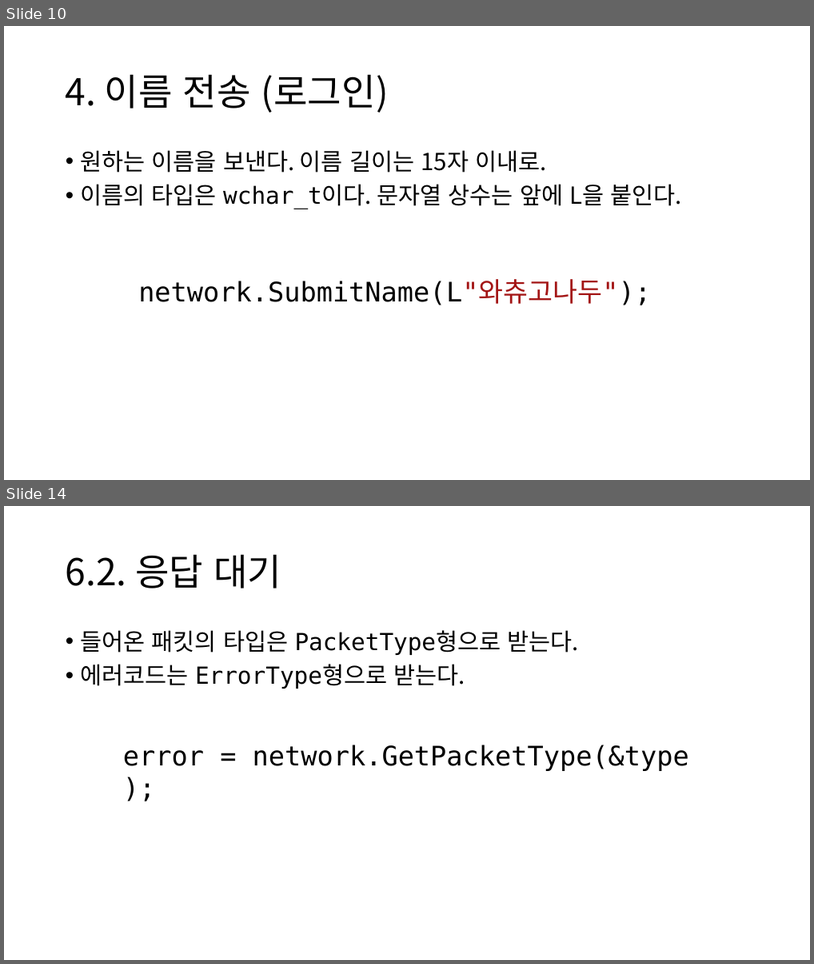
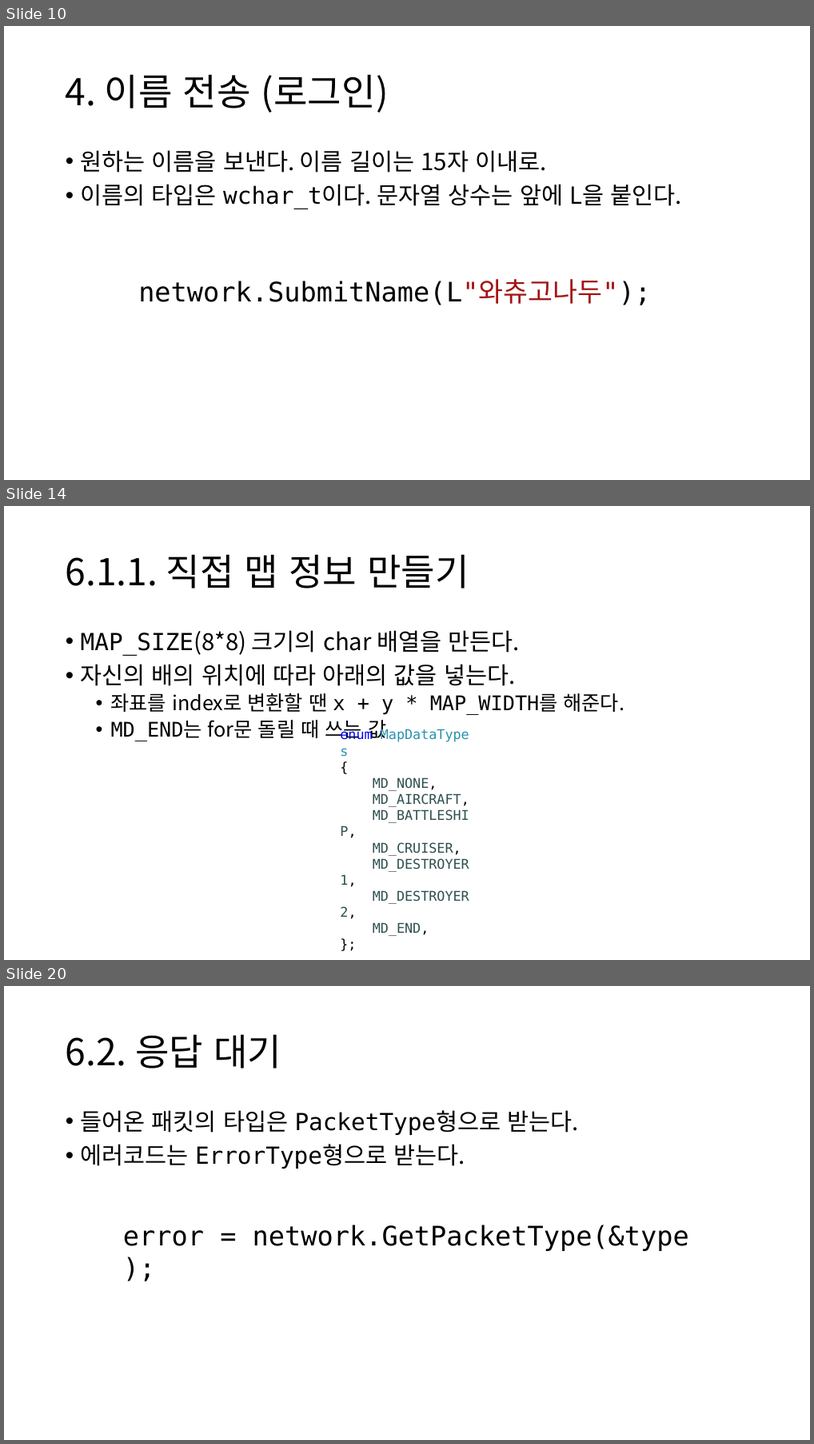
Before and after one commit to namse/BGNL, a slide deck: BGNL사용법설명.pptx. Shown one above the other, each under a label of ours: slides 10 and 14 before the commit, slides 10, 14 and 20 after it; the slides between them are not shown. The pictures are 814x964 and 814x1444 pixels, drawn with LibreOffice and Linux fonts; fonts in the diff are those of the drawing. Boxes give left, top, right and bottom in pixels: in the first picture for what was removed or moved away, otherwise in the second. Text is boxed around its words. In the diff, an @@ line names an element or a change of style, - is before the commit and + after.

```diff
--- a/BGNL사용법설명.pptx
+++ b/BGNL사용법설명.pptx
@@ slide 14 added at [4, 506, 810, 960], background #FFFFFF @@
@@ title added at [66, 554, 469, 588], 44 pt, text #000000 @@
+6.1.1. 직접 맵 정보 만들기
@@ text added at [81, 630, 626, 741], 24 pt, text #000000 @@
+• MAP_SIZE(8*8) 크기의 char 배열을 만든다.
+• 자신의 배의 위치에 따라 아래의 값을 넣는다.
+  • 좌표를 index로 변환할 땐 x + y * MAP_WIDTH를 해준다.
+  • MD_END는 for문 돌릴 때 쓰는 값
@@ text added at [340, 728, 470, 936], 16 pt, text #2F4F4F @@
+enum MapDataTypes
+{
+MD_NONE,
+MD_AIRCRAFT,
+MD_BATTLESHIP,
+MD_CRUISER,
+MD_DESTROYER1,
+MD_DESTROYER2,
+MD_END,
+};
@@ what was slide 14 is now slide 20 @@
```
Also in this commit, not shown: 6 slides changed, 7 other slides added, 2 slides removed, 5 other files.
